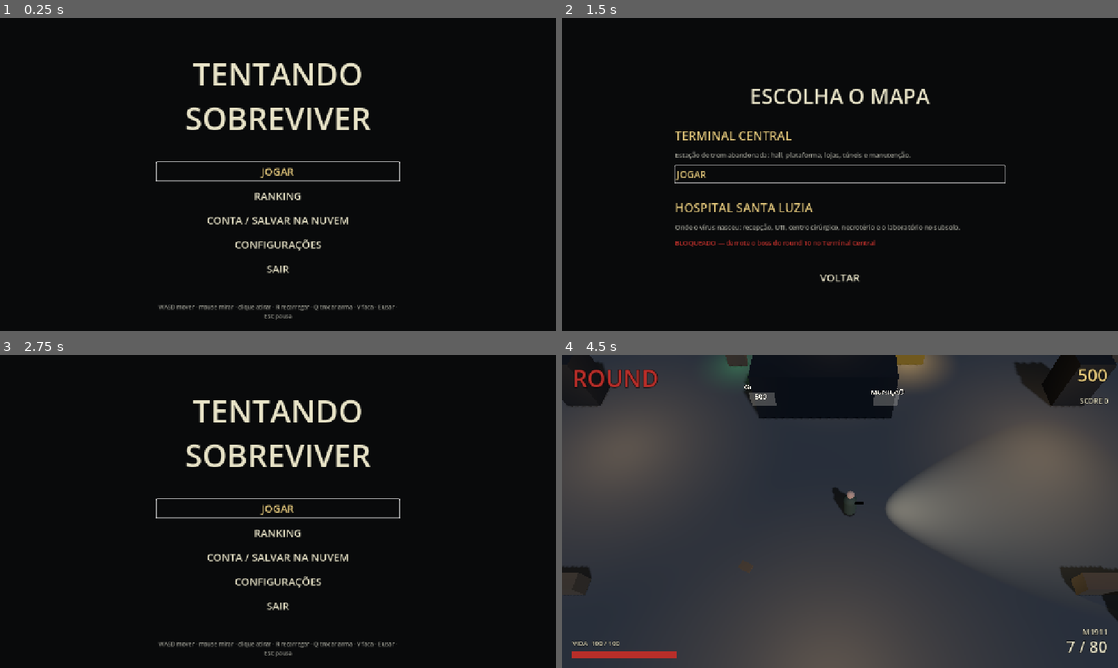
Above: before the commit, frames 1-4 (two rows, left to right).
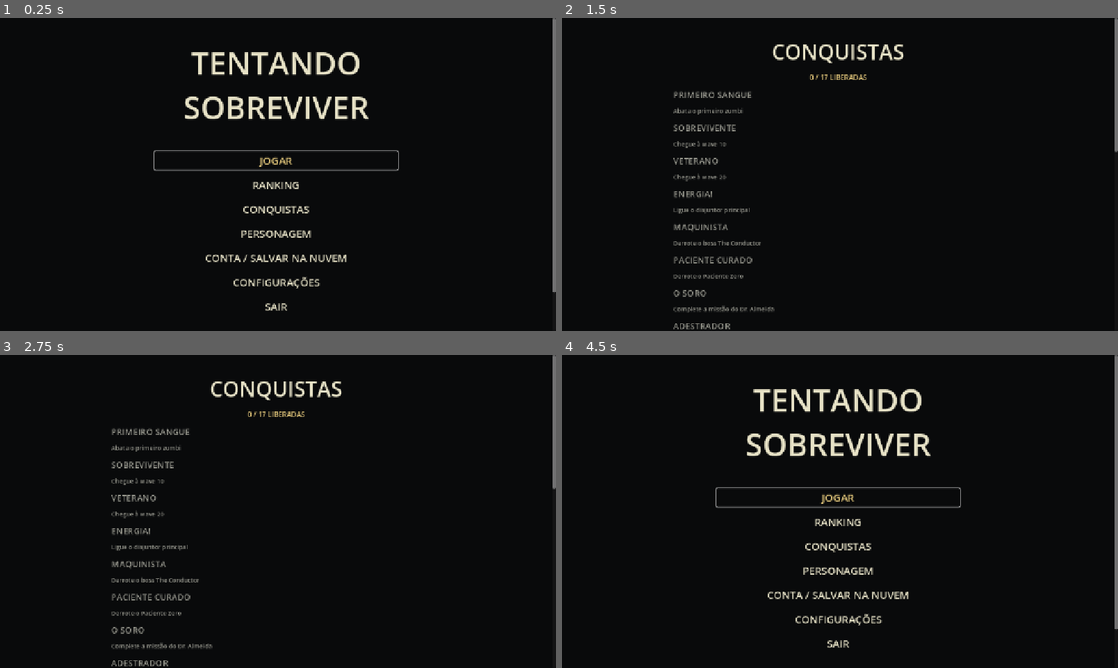
Above: after the commit, the same moments.

Repository: MeioDormindo/tentando-sobreviver-web
Game: Godot game, scene res://scenes/ui/main_menu.tscn
Same seed, same stepped clock (60 frames per second), same inputs: the game is played once before the commit and once after it.
Inputs (mouse positions are in pixels of both pictures, inside the frame that each line leads up to):
- Up to frame 1 (0.25 s): no input
- Up to frame 2 (1.5 s): click (840, 208) at 0.5 s, where only the run after the commit has a clickable "CONQUISTAS"; click (840, 171) at 1.25 s, where only the run before the commit has a clickable "JOGAR"
- Up to frame 3 (2.75 s): click (278, 614) at 2 s, where only the run before the commit has a clickable "VOLTAR"
- Up to frame 4 (4.5 s): click (840, 508) at 2.75 s, where only the run before the commit has a clickable "JOGAR"; click (840, 511) at 3.5 s, where only the run before the commit has a clickable "JOGAR"; tap Enter at 4.25 s; move the mouse to (962, 495) at 4.27 s; press the mouse at (962, 495) at 4.28 s; hold D (move_right) from 4.28 s (still down)

The runs differ from the first frame. In frame 1, 7.5% of the frame differs, in the area x 27-100%, y 0-97%; in frame 2, 5.9%; in frame 3, 6.6%; in frame 4, 92%, in the area x 0-100%, y 0-100%.

Commit message:
Godot: conquistas (17, aviso e tela com progresso e estatísticas), visuais do personagem liberados por conquistas, código Konami e modo cabeção
Co-Authored-By: Claude Opus 5.5 <noreply@anthropic.com>

Diff:
--- /dev/null
+++ b/godot/data/configs/achievements.tres
@@ -0,0 +1,28 @@
+[gd_resource type="Resource" script_class="AchievementCatalog" format=3]
+
+[ext_resource type="Script" path="res://scripts/systems/achievement_catalog.gd" id="1_script"]
+
+[resource]
+script = ExtResource("1_script")
+achievements = [
+{ "id": "first_blood", "name": "Primeiro Sangue", "description": "Abata o primeiro zumbi", "total_key": "", "total_target": 0, "secret": false },
+{ "id": "survivor", "name": "Sobrevivente", "description": "Chegue à wave 10", "total_key": "", "total_target": 0, "secret": false },
+{ "id": "veteran", "name": "Veterano", "description": "Chegue à wave 20", "total_key": "", "total_target": 0, "secret": false },
+{ "id": "power_on", "name": "Energia!", "description": "Ligue o disjuntor principal", "total_key": "", "total_target": 0, "secret": false },
+{ "id": "conductor", "name": "Maquinista", "description": "Derrote o boss The Conductor", "total_key": "", "total_target": 0, "secret": false },
+{ "id": "patient_zero", "name": "Paciente Curado", "description": "Derrote o Paciente Zero", "total_key": "", "total_target": 0, "secret": false },
+{ "id": "serum", "name": "O Soro", "description": "Complete a missão do Dr. Almeida", "total_key": "", "total_target": 0, "secret": false },
+{ "id": "dog_trainer", "name": "Adestrador", "description": "Vença uma rodada de cães sem levar dano", "total_key": "", "total_target": 0, "secret": false },
+{ "id": "train_wreck", "name": "Atropelador", "description": "Atropele 10 zumbis com uma passagem do trem", "total_key": "", "total_target": 0, "secret": false },
+{ "id": "collector", "name": "Colecionador", "description": "Tenha todos os perks na mesma partida", "total_key": "", "total_target": 0, "secret": false },
+{ "id": "tornado", "name": "Olho do Furacão", "description": "Transforme o Canhão de Vento no Tornado", "total_key": "", "total_target": 0, "secret": false },
+{ "id": "fire_sale", "name": "Liquidação", "description": "Use a Mystery Box durante um Fire Sale", "total_key": "", "total_target": 0, "secret": false },
+{ "id": "butcher", "name": "Açougueiro", "description": "Abata 1.000 zumbis", "total_key": "kills", "total_target": 1000, "secret": false },
+{ "id": "knife_master", "name": "Faca na Caveira", "description": "Abata 50 zumbis na faca", "total_key": "knifeKills", "total_target": 50, "secret": false },
+{ "id": "golden_aim", "name": "Mira de Ouro", "description": "Acerte 100 headshots fatais", "total_key": "headshots", "total_target": 100, "secret": false },
+{ "id": "teddies", "name": "Ursinhos", "description": "Encontre todos os ursinhos escondidos", "total_key": "", "total_target": 0, "secret": true },
+{ "id": "konami", "name": "Cabeção", "description": "Descubra o código secreto do menu", "total_key": "", "total_target": 0, "secret": true }
+]
+survivor_round = 10
+veteran_round = 20
+train_kills = 10
--- /dev/null
+++ b/godot/data/configs/skins.tres
@@ -0,0 +1,12 @@
+[gd_resource type="Resource" script_class="SkinCatalog" format=3]
+
+[ext_resource type="Script" path="res://scripts/player/skin_catalog.gd" id="1_script"]
+
+[resource]
+script = ExtResource("1_script")
+skins = [
+{ "id": "default", "name": "Sobrevivente", "unlock": "", "jacket": Color(0.294, 0.318, 0.251, 1), "pack": Color(0.365, 0.278, 0.192, 1), "hair": Color(0.208, 0.153, 0.106, 1) },
+{ "id": "nurse", "name": "Enfermeiro", "unlock": "serum", "jacket": Color(0.373, 0.612, 0.588, 1), "pack": Color(0.788, 0.769, 0.714, 1), "hair": Color(0.11, 0.086, 0.071, 1) },
+{ "id": "conductor", "name": "Maquinista", "unlock": "conductor", "jacket": Color(0.173, 0.227, 0.353, 1), "pack": Color(0.42, 0.29, 0.165, 1), "hair": Color(0.541, 0.541, 0.533, 1) },
+{ "id": "agent", "name": "Agente", "unlock": "veteran", "jacket": Color(0.153, 0.161, 0.18, 1), "pack": Color(0.184, 0.192, 0.212, 1), "hair": Color(0.059, 0.051, 0.043, 1) }
+]
--- a/godot/scenes/main.tscn
+++ b/godot/scenes/main.tscn
@@ -18,6 +18,8 @@
 [ext_resource type="Resource" path="res://data/configs/score.tres" id="16_score_data"]
 [ext_resource type="Script" path="res://scripts/online/anti_cheat.gd" id="17_cheat"]
 [ext_resource type="Resource" path="res://data/configs/anticheat.tres" id="18_cheat_data"]
+[ext_resource type="Script" path="res://scripts/systems/achievement_system.gd" id="19_achievements"]
+[ext_resource type="Resource" path="res://data/configs/achievements.tres" id="20_achievement_data"]
 
 [node name="Main" type="Node3D"]
 script = ExtResource("14_main")
@@ -68,6 +70,11 @@
 score_manager = NodePath("../ScoreManager")
 anti_cheat = NodePath("../AntiCheat")
 
+[node name="AchievementSystem" type="Node" parent="." node_paths=PackedStringArray("anti_cheat")]
+script = ExtResource("19_achievements")
+catalog = ExtResource("20_achievement_data")
+anti_cheat = NodePath("../AntiCheat")
+
 [node name="GameManager" type="Node" parent="." node_paths=PackedStringArray("player", "arena", "round_manager", "points_manager", "score_manager", "anti_cheat")]
 script = ExtResource("8_game")
 player = NodePath("../Player")
--- /dev/null
+++ b/godot/scenes/ui/achievements.tscn
@@ -0,0 +1,12 @@
+[gd_scene format=3]
+
+[ext_resource type="Script" path="res://scripts/ui/achievements_screen.gd" id="1_script"]
+
+[node name="Achievements" type="Control"]
+layout_mode = 3
+anchors_preset = 15
+anchor_right = 1.0
+anchor_bottom = 1.0
+grow_horizontal = 2
+grow_vertical = 2
+script = ExtResource("1_script")
--- /dev/null
+++ b/godot/scenes/ui/character.tscn
@@ -0,0 +1,12 @@
+[gd_scene format=3]
+
+[ext_resource type="Script" path="res://scripts/ui/character_screen.gd" id="1_script"]
+
+[node name="Character" type="Control"]
+layout_mode = 3
+anchors_preset = 15
+anchor_right = 1.0
+anchor_bottom = 1.0
+grow_horizontal = 2
+grow_vertical = 2
+script = ExtResource("1_script")
--- a/godot/scripts/player/player.gd
+++ b/godot/scripts/player/player.gd
@@ -50,6 +50,7 @@
 func _ready() -> void:
 	super()
 	add_to_group(&"player")
+	_apply_skin()
 	health.reset(data.max_health)
 	inventory.slots = data.inventory_slots
 	inventory.switch_time = data.switch_time
@@ -65,6 +66,41 @@
 	aim_point = global_position - global_basis.z * 3.0
 	# Depois que a cena inteira estiver pronta (a HUD fica pronta por último).
 	call_deferred(&"_emit_initial_state")
+
+
+## Visual escolhido (cores da jaqueta, mochila e cabelo); trancado volta ao padrão.
+func _apply_skin() -> void:
+	var catalog := load("res://data/configs/skins.tres") as SkinCatalog
+	var skin := catalog.find(String(Save.get_setting("skin")))
+	if String(skin.get("unlock", "")) != "" and not Save.has_achievement(skin.unlock):
+		skin = catalog.find("default")
+	if skin.is_empty():
+		return
+	var jacket := StandardMaterial3D.new()
+	jacket.albedo_color = skin.jacket
+	jacket.roughness = 0.85
+	($Pivot/Body as MeshInstance3D).material_override = jacket
+	var pack := MeshInstance3D.new()
+	pack.name = "Pack"
+	var pack_mesh := BoxMesh.new()
+	pack_mesh.size = Vector3(0.42, 0.5, 0.2)
+	pack.mesh = pack_mesh
+	var pack_material := StandardMaterial3D.new()
+	pack_material.albedo_color = skin.pack
+	pack.material_override = pack_material
+	pack.position = Vector3(0, 1.05, 0.33)
+	pivot.add_child(pack)
+	var hair := MeshInstance3D.new()
+	hair.name = "Hair"
+	var hair_mesh := SphereMesh.new()
+	hair_mesh.radius = 0.2
+	hair_mesh.height = 0.22
+	hair.mesh = hair_mesh
+	var hair_material := StandardMaterial3D.new()
+	hair_material.albedo_color = skin.hair
+	hair.material_override = hair_material
+	hair.position = Vector3(0, 1.74, 0.03)
+	pivot.add_child(hair)
 
 
 func _emit_initial_state() -> void:
--- /dev/null
+++ b/godot/scripts/player/skin_catalog.gd
@@ -0,0 +1,14 @@
+class_name SkinCatalog
+extends Resource
+## Visuais do jogador (gerado a partir do jogo web): cores da jaqueta, mochila e cabelo e a
+## conquista que libera cada um.
+
+## [{id, name, unlock, jacket, pack, hair}] (unlock vazio = sempre disponível).
+@export var skins: Array = []
+
+
+func find(id: String) -> Dictionary:
+	for skin: Dictionary in skins:
+		if skin.id == id:
+			return skin
+	return skins[0] if not skins.is_empty() else {}
--- /dev/null
+++ b/godot/scripts/systems/achievement_catalog.gd
@@ -0,0 +1,17 @@
+class_name AchievementCatalog
+extends Resource
+## Conquistas (gerado a partir do jogo web): id, nome, descrição, meta acumulada e segredo.
+
+## [{id, name, description, total_key, total_target, secret}]. total_key: kills, knifeKills,
+## headshots (totais do save) ou vazio (conquista de um momento).
+@export var achievements: Array = []
+@export var survivor_round: int = 10
+@export var veteran_round: int = 20
+@export var train_kills: int = 10
+
+
+func find(id: String) -> Dictionary:
+	for a: Dictionary in achievements:
+		if a.id == id:
+			return a
+	return {}
--- /dev/null
+++ b/godot/scripts/systems/achievement_system.gd
@@ -0,0 +1,77 @@
+class_name AchievementSystem
+extends Node
+## Conquistas da partida (como no jogo web): escuta os eventos e libera as conquistas (salvas
+## na hora, e na nuvem com a conta). As acumuladas somam o total salvo com o desta partida.
+## Partida invalidada pelo anti-trapaça não libera nada.
+## Ainda sem gatilho no Godot (as partes não foram migradas): trem, Fire Sale, ursinhos e a
+## missão do Soro.
+
+@export var catalog: AchievementCatalog
+@export var anti_cheat: AntiCheat
+
+var _run := {"kills": 0, "knifeKills": 0, "headshots": 0}
+var _hound_round := false
+var _hurt_in_hound_round := false
+var _last_health := INF
+
+
+func _ready() -> void:
+	Events.zombie_killed.connect(_on_kill)
+	Events.round_started.connect(func(n: int, _t: int) -> void:
+		if n >= catalog.survivor_round:
+			unlock("survivor")
+		if n >= catalog.veteran_round:
+			unlock("veteran"))
+	Events.power_changed.connect(func(on: bool) -> void: if on: unlock("power_on"))
+	Events.boss_defeated.connect(func(id: StringName, _n: String, _r: int, _at: Vector3) -> void:
+		if id == &"conductor":
+			unlock("conductor")
+		elif id == &"patient_zero":
+			unlock("patient_zero"))
+	Events.perks_changed.connect(func(names: Array[String]) -> void:
+		if names.size() >= 7:
+			unlock("collector"))
+	Events.ammo_changed.connect(func(weapon_name: String, _m: int, _r: int, _l: bool) -> void:
+		if weapon_name == "Tornado":
+			unlock("tornado"))
+	Events.hound_round_changed.connect(_on_hound_round)
+	Events.player_health_changed.connect(func(current: float, _max: float) -> void:
+		if current < _last_health and _hound_round:
+			_hurt_in_hound_round = true
+		_last_health = current)
+
+
+func unlock(id: String) -> void:
+	if (anti_cheat and anti_cheat.flagged) or Save.has_achievement(id):
+		return
+	var info := catalog.find(id)
+	if info.is_empty() or not Save.unlock_achievement(id):
+		return
+	Events.achievement_unlocked.emit(id, String(info.name), String(info.description))
+
+
+func _on_kill(_zombie: Node3D, info: DamageInfo) -> void:
+	if not info.kind in [DamageInfo.Kind.WEAPON, DamageInfo.Kind.MELEE, DamageInfo.Kind.BURN]:
+		return
+	_run.kills += 1
+	if info.kind == DamageInfo.Kind.MELEE:
+		_run.knifeKills += 1
+	if info.is_headshot and info.kind == DamageInfo.Kind.WEAPON:
+		_run.headshots += 1
+	unlock("first_blood")
+	# Acumuladas: o total salvo mais o desta partida.
+	for a: Dictionary in catalog.achievements:
+		var key := String(a.total_key)
+		if key != "" and int(Save.lifetime.get("totalKills" if key == "kills" else key, 0)) + int(_run.get(key, 0)) >= int(a.total_target):
+			unlock(a.id)
+
+
+## Adestrador: vencer uma rodada dos cães sem levar dano.
+func _on_hound_round(active: bool, _config: Dictionary) -> void:
+	if active:
+		_hound_round = true
+		_hurt_in_hound_round = false
+	elif _hound_round:
+		_hound_round = false
+		if not _hurt_in_hound_round:
+			unlock("dog_trainer")
--- a/godot/scripts/systems/events.gd
+++ b/godot/scripts/systems/events.gd
@@ -55,6 +55,8 @@
 signal map_unlocked(map_id: String, map_name: String)
 ## Anti-trapaça: a partida foi invalidada (zoeira e aviso).
 signal cheat_detected(taunt: String, subtitle: String)
+## Conquista liberada (aviso na HUD).
+signal achievement_unlocked(id: String, achievement_name: String, description: String)
 ## Pausa ligada/desligada.
 signal pause_changed(paused: bool)
 ## A HUD pediu para jogar de novo.
--- a/godot/scripts/ui/account_screen.gd
+++ b/godot/scripts/ui/account_screen.gd
@@ -62,7 +62,11 @@
 			return
 		_busy = true
 		_message.text = "Conectando..."
-		var error_text: String = await (Account.sign_up(user.text, password.text) if create else Account.sign_in(user.text, password.text))
+		var error_text: String
+		if create:
+			error_text = await Account.sign_up(user.text, password.text)
+		else:
+			error_text = await Account.sign_in(user.text, password.text)
 		password.text = ""
 		_busy = false
 		if error_text != "":
--- /dev/null
+++ b/godot/scripts/ui/achievements_screen.gd
@@ -0,0 +1,43 @@
+extends Control
+## Conquistas (como no jogo web): liberadas em dourado com a data, trancadas em cinza, progresso
+## das acumuladas e segredos escondidos; no fim, as estatísticas por mapa e da carreira.
+
+const MENU := "res://scenes/ui/main_menu.tscn"
+
+
+func _ready() -> void:
+	var catalog := load("res://data/configs/achievements.tres") as AchievementCatalog
+	var column := MenuKit.screen(self, 760.0)
+	MenuKit.spacer(column, 30)
+	MenuKit.title(column, "CONQUISTAS", 48)
+	var unlocked := catalog.achievements.filter(func(a: Dictionary) -> bool: return Save.has_achievement(a.id)).size()
+	MenuKit.label(column, "%d / %d LIBERADAS" % [unlocked, catalog.achievements.size()], 16, MenuKit.GOLD, HORIZONTAL_ALIGNMENT_CENTER)
+	for a: Dictionary in catalog.achievements:
+		var done := Save.has_achievement(a.id)
+		var hidden := bool(a.secret) and not done
+		var title := "???" if hidden else String(a.name).to_upper()
+		var detail := "Segredo — continue explorando" if hidden else String(a.description)
+		if done:
+			detail += "  ·  " + String(Save.data.achievements[a.id]).substr(0, 10)
+		elif String(a.total_key) != "":
+			var key := "totalKills" if a.total_key == "kills" else String(a.total_key)
+			detail += "  ·  %d / %d" % [mini(int(Save.lifetime.get(key, 0)), int(a.total_target)), a.total_target]
+		MenuKit.label(column, title, 20, MenuKit.GOLD if done else MenuKit.DIM)
+		MenuKit.label(column, detail, 14, MenuKit.TEXT if done else MenuKit.DIM)
+	MenuKit.spacer(column, 16)
+	MenuKit.label(column, "ESTATÍSTICAS", 24, MenuKit.TEXT, HORIZONTAL_ALIGNMENT_CENTER)
+	for id in Save.catalog.order:
+		var r := Save.records(id)
+		MenuKit.label(column, "%s — melhor round %d · recorde %d pts · %d abates" % [Save.catalog.display_name(id).to_upper(), r.bestWave, r.bestScore, r.bestKills],
+			14, MenuKit.TEXT, HORIZONTAL_ALIGNMENT_CENTER)
+	var l := Save.lifetime
+	var minutes := int(l.playTimeMs) / 60000
+	MenuKit.label(column, "Partidas %d · Abates %d · Faca %d · Headshots %d · Bosses %d · Tempo %dh%02d" % [
+		l.gamesPlayed, l.totalKills, l.knifeKills, l.headshots, l.bossesDefeated, minutes / 60, minutes % 60], 14, MenuKit.DIM, HORIZONTAL_ALIGNMENT_CENTER)
+	MenuKit.spacer(column, 16)
+	MenuKit.button(column, "VOLTAR", func() -> void: MenuKit.go(self, MENU)).grab_focus()
+
+
+func _unhandled_input(event: InputEvent) -> void:
+	if event.is_action_pressed(&"pause"):
+		MenuKit.go(self, MENU)
--- /dev/null
+++ b/godot/scripts/ui/character_screen.gd
@@ -0,0 +1,65 @@
+extends Control
+## Visual do personagem (como no jogo web): os trancados mostram a conquista que libera.
+
+const MENU := "res://scenes/ui/main_menu.tscn"
+
+var _skins: SkinCatalog
+var _achievements: AchievementCatalog
+var _message: Label
+
+
+func _ready() -> void:
+	_skins = load("res://data/configs/skins.tres") as SkinCatalog
+	_achievements = load("res://data/configs/achievements.tres") as AchievementCatalog
+	_build()
+
+
+static func is_unlocked(skin: Dictionary) -> bool:
+	return String(skin.unlock) == "" or Save.has_achievement(skin.unlock)
+
+
+func _build() -> void:
+	for child in get_children():
+		child.queue_free()
+	var column := MenuKit.screen(self, 760.0)
+	MenuKit.spacer(column, 30)
+	MenuKit.title(column, "PERSONAGEM", 48)
+	var row := HBoxContainer.new()
+	row.alignment = BoxContainer.ALIGNMENT_CENTER
+	row.add_theme_constant_override(&"separation", 18)
+	column.add_child(row)
+	var selected := String(Save.get_setting("skin"))
+	var first: Button = null
+	for skin: Dictionary in _skins.skins:
+		var card := VBoxContainer.new()
+		card.custom_minimum_size = Vector2(170, 0)
+		row.add_child(card)
+		var swatch := ColorRect.new()
+		swatch.custom_minimum_size = Vector2(170, 110)
+		swatch.color = skin.jacket if is_unlocked(skin) else Color(0.16, 0.17, 0.18)
+		card.add_child(swatch)
+		var status := "EM USO" if skin.id == selected else ("USAR" if is_unlocked(skin) else "TRANCADO")
+		var button := MenuKit.button(card, "%s\n%s" % [String(skin.name).to_upper(), status], _choose.bind(skin), 16)
+		if skin.id == selected:
+			button.add_theme_color_override(&"font_color", MenuKit.GOLD)
+		if first == null:
+			first = button
+	_message = MenuKit.label(column, "", 15, MenuKit.DIM, HORIZONTAL_ALIGNMENT_CENTER)
+	MenuKit.spacer(column, 12)
+	MenuKit.button(column, "VOLTAR", func() -> void: MenuKit.go(self, MENU))
+	first.grab_focus.call_deferred()
+
+
+func _choose(skin: Dictionary) -> void:
+	if not is_unlocked(skin):
+		var need := _achievements.find(skin.unlock)
+		_message.text = "Trancado — libere com a conquista \"%s\": %s" % [need.get("name", ""), need.get("description", "")]
+		_message.add_theme_color_override(&"font_color", MenuKit.RED)
+		return
+	Save.set_setting("skin", skin.id)
+	_build.call_deferred()
+
+
+func _unhandled_input(event: InputEvent) -> void:
+	if event.is_action_pressed(&"pause"):
+		MenuKit.go(self, MENU)
--- a/godot/scripts/ui/hud.gd
+++ b/godot/scripts/ui/hud.gd
@@ -50,6 +50,8 @@
 	Events.purchase_denied.connect(func() -> void: _flash_points_denied())
 	Events.toast.connect(_show_toast)
 	Events.cheat_detected.connect(_on_cheat_detected)
+	Events.achievement_unlocked.connect(func(_id: String, achievement_name: String, _d: String) -> void:
+		_show_toast("CONQUISTA DESBLOQUEADA: " + achievement_name.to_upper()))
 	Events.score_changed.connect(func(total: int, _delta: int) -> void: _score_label.text = "SCORE %d" % total)
 	Events.map_unlocked.connect(func(_id: String, map_name: String) -> void: _show_banner(map_name.to_upper() + " DESBLOQUEADO!", GOLD))
 	Events.boss_incoming.connect(func(boss_name: String) -> void: _show_banner(boss_name.to_upper() + " SE APROXIMA", RED))
--- a/godot/scripts/ui/main_menu.gd
+++ b/godot/scripts/ui/main_menu.gd
@@ -6,6 +6,13 @@
 const RANKING := "res://scenes/ui/ranking.tscn"
 const SETTINGS := "res://scenes/ui/settings.tscn"
 const ACCOUNT := "res://scenes/ui/account.tscn"
+const ACHIEVEMENTS := "res://scenes/ui/achievements.tscn"
+const CHARACTER := "res://scenes/ui/character.tscn"
+## Código Konami (↑↑↓↓←→←→BA): libera o "modo cabeção", como no jogo web.
+const KONAMI := [KEY_UP, KEY_UP, KEY_DOWN, KEY_DOWN, KEY_LEFT, KEY_RIGHT, KEY_LEFT, KEY_RIGHT, KEY_B, KEY_A]
+
+var _konami_step := 0
+var _secret_label: Label
 const GAME := "res://scenes/main.tscn"
 
 
@@ -19,6 +26,8 @@
 	MenuKit.spacer(column, 24)
 	var play := MenuKit.button(column, "JOGAR", func() -> void: MenuKit.go(self, MAP_SELECT))
 	MenuKit.button(column, "RANKING", func() -> void: MenuKit.go(self, RANKING))
+	MenuKit.button(column, "CONQUISTAS", func() -> void: MenuKit.go(self, ACHIEVEMENTS))
+	MenuKit.button(column, "PERSONAGEM", func() -> void: MenuKit.go(self, CHARACTER))
 	var user := Account.current_user()
 	MenuKit.button(column, ("CONTA: " + user.to_upper()) if user != "" else "CONTA / SALVAR NA NUVEM", func() -> void: MenuKit.go(self, ACCOUNT))
 	MenuKit.button(column, "CONFIGURAÇÕES", func() -> void: MenuKit.go(self, SETTINGS))
@@ -27,7 +36,20 @@
 	MenuKit.spacer(column, 30)
 	MenuKit.label(column, "WASD mover · mouse mirar · clique atirar · R recarregar · Q trocar arma · V faca · E usar · ESC pausa",
 		13, MenuKit.DIM, HORIZONTAL_ALIGNMENT_CENTER)
+	_secret_label = MenuKit.label(column, "", 18, Color(0.72, 0.88, 0.29), HORIZONTAL_ALIGNMENT_CENTER)
 	play.grab_focus()
+
+
+func _input(event: InputEvent) -> void:
+	if not (event is InputEventKey and event.pressed and not event.is_echo()):
+		return
+	var key := (event as InputEventKey).keycode
+	_konami_step = _konami_step + 1 if key == KONAMI[_konami_step] else (1 if key == KONAMI[0] else 0)
+	if _konami_step == KONAMI.size():
+		_konami_step = 0
+		var first := Save.discover("konami")
+		Save.set_setting("bigHeads", true)
+		_secret_label.text = "MODO CABEÇÃO LIBERADO! (liga/desliga em Configurações)" if first else "MODO CABEÇÃO LIGADO!"
 
 
 func _unhandled_input(event: InputEvent) -> void:
--- a/godot/scripts/ui/settings_screen.gd
+++ b/godot/scripts/ui/settings_screen.gd
@@ -32,6 +32,8 @@
 	_toggle("MÚSICA", "musicOn")
 	_toggle("TREMOR DE TELA", "screenShake")
 	_toggle("TELA CHEIA", "fullscreen")
+	if Save.data.secrets.get("konami", false):
+		_toggle("MODO CABEÇÃO", "bigHeads")
 	MenuKit.label(_column, "NOME NO RANKING", 16, MenuKit.DIM)
 	var name_edit := LineEdit.new()
 	name_edit.text = Save.player_name
--- a/godot/scripts/zombies/zombie_base.gd
+++ b/godot/scripts/zombies/zombie_base.gd
@@ -243,6 +243,11 @@
 		if mesh == null or part.name.begins_with("Eye"):
 			continue
 		mesh.material_override = shirt if part.name == "Body" else skin
+	# Modo cabeção (segredo do código Konami).
+	if Save.data.secrets.get("konami", false) and bool(Save.get_setting("bigHeads")):
+		var head := pivot.get_node_or_null("Head") as Node3D
+		if head:
+			head.scale = Vector3.ONE * 1.9
 	var scale_xz := data.model_scale
 	var scale_y := data.model_scale * (0.45 if data.crawls else 1.0)
 	pivot.scale = Vector3(scale_xz, scale_y, scale_xz)
--- /dev/null
+++ b/godot/tests/character_screen_check.gd
@@ -0,0 +1,7 @@
+class_name CharacterScreenCheck
+extends RefCounted
+## Regra de liberação dos visuais (a mesma da tela PERSONAGEM), para os testes.
+
+
+static func unlocked(skin: Dictionary) -> bool:
+	return String(skin.get("unlock", "")) == "" or Save.has_achievement(skin.unlock)
--- a/godot/tests/menu_scene_tests.gd
+++ b/godot/tests/menu_scene_tests.gd
@@ -8,7 +8,8 @@
 func run(tree: SceneTree) -> int:
 	print("Menus (cena)")
 	Save.reset()
-	for path in ["res://scenes/ui/main_menu.tscn", "res://scenes/ui/map_select.tscn", "res://scenes/ui/ranking.tscn", "res://scenes/ui/settings.tscn"]:
+	for path in ["res://scenes/ui/main_menu.tscn", "res://scenes/ui/map_select.tscn", "res://scenes/ui/ranking.tscn", "res://scenes/ui/settings.tscn",
+			"res://scenes/ui/account.tscn", "res://scenes/ui/achievements.tscn", "res://scenes/ui/character.tscn"]:
 		var screen := (load(path) as PackedScene).instantiate()
 		tree.root.add_child(screen)
 		await tree.process_frame
--- a/godot/tests/system_tests.gd
+++ b/godot/tests/system_tests.gd
@@ -29,6 +29,7 @@
 	_test_save()
 	_test_score()
 	_test_anti_cheat()
+	_test_achievements()
 	print("\n%d ok, %d falharam" % [_passed, _failed])
 	return _failed
 
@@ -428,3 +429,36 @@
 	check(Save.lifetime.gamesPlayed == 0 and Save.records(Session.map_id).bestScore == 0, "fim de jogo invalidado: save intacto")
 	for node in honest + greedy + editor + [rounds, game]:
 		node.queue_free()
+
+
+func _test_achievements() -> void:
+	print("Conquistas e visuais (jogo web)")
+	Save.reset()
+	var catalog := load("res://data/configs/achievements.tres") as AchievementCatalog
+	check(catalog.achievements.size() == 17, "17 conquistas migradas")
+	var system := AchievementSystem.new()
+	system.catalog = catalog
+	_tree_root.add_child(system)
+	var got: Array[String] = []
+	var capture := func(id: String, _n: String, _d: String) -> void: got.append(id)
+	Events.achievement_unlocked.connect(capture)
+	var walker := ZombieFactory.create(load("res://data/zombies/walker.tres"), null, 1, 1, 1)
+	Events.zombie_killed.emit(walker, DamageInfo.new(100, DamageInfo.Kind.MELEE))
+	Events.round_started.emit(10, 9)
+	Events.boss_defeated.emit(&"conductor", "The Conductor", 2000, Vector3.ZERO)
+	Events.zombie_killed.emit(walker, DamageInfo.new(100, DamageInfo.Kind.WEAPON))
+	check(got.has("first_blood") and got.count("first_blood") == 1, "Primeiro Sangue (uma vez só)")
+	check(got.has("survivor") and got.has("conductor") and not got.has("veteran"), "Sobrevivente (round 10) e Maquinista (boss)")
+	Save.data.lifetime.knifeKills = 49
+	Events.zombie_killed.emit(walker, DamageInfo.new(100, DamageInfo.Kind.MELEE))
+	check(Save.has_achievement("knife_master"), "Faca na Caveira: 50 abates na faca (total + partida)")
+	Events.hound_round_changed.emit(true, {})
+	Events.hound_round_changed.emit(false, {})
+	check(Save.has_achievement("dog_trainer"), "Adestrador: rodada dos cães sem levar dano")
+	Events.achievement_unlocked.disconnect(capture)
+	var skins := load("res://data/configs/skins.tres") as SkinCatalog
+	check(skins.skins.size() == 4 and CharacterScreenCheck.unlocked(skins.find("conductor")) and not CharacterScreenCheck.unlocked(skins.find("agent")),
+		"visual Maquinista liberado pelo boss; Agente ainda trancado")
+	walker.free()
+	system.queue_free()
+	Save.reset()
Not shown, added: godot/scripts/player/skin_catalog.gd.uid
Not shown, added: godot/scripts/systems/achievement_catalog.gd.uid
Not shown, added: godot/scripts/systems/achievement_system.gd.uid
Not shown, added: godot/scripts/ui/achievements_screen.gd.uid
Not shown, added: godot/scripts/ui/character_screen.gd.uid
Not shown, added: godot/tests/character_screen_check.gd.uid
Not shown, changed: scripts/godot/export-data.ts
